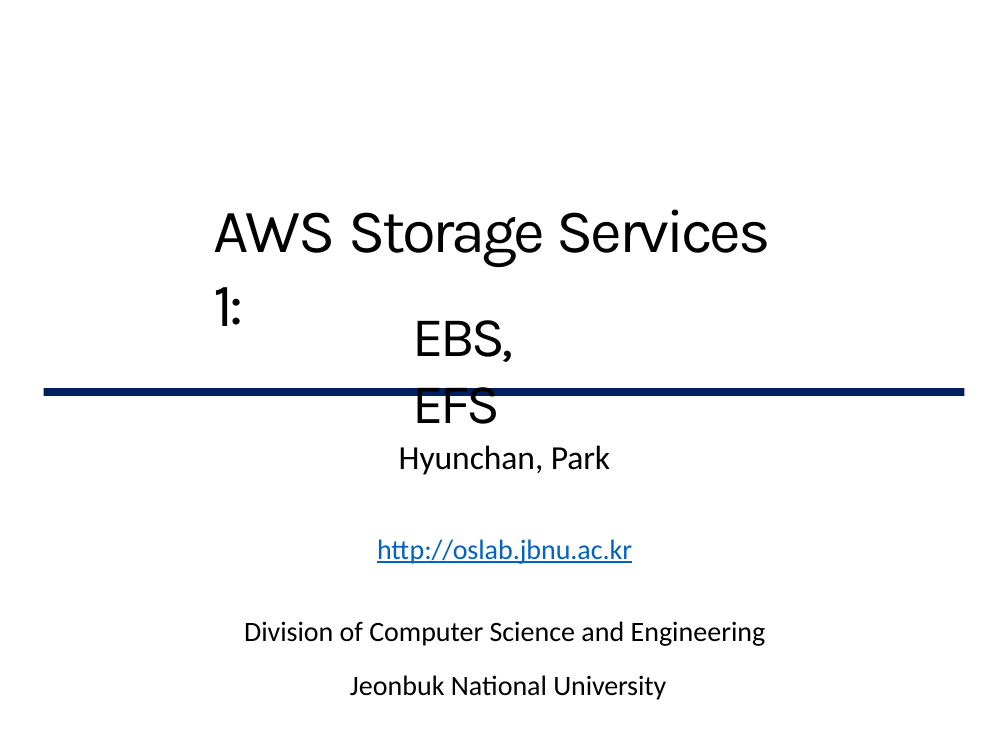
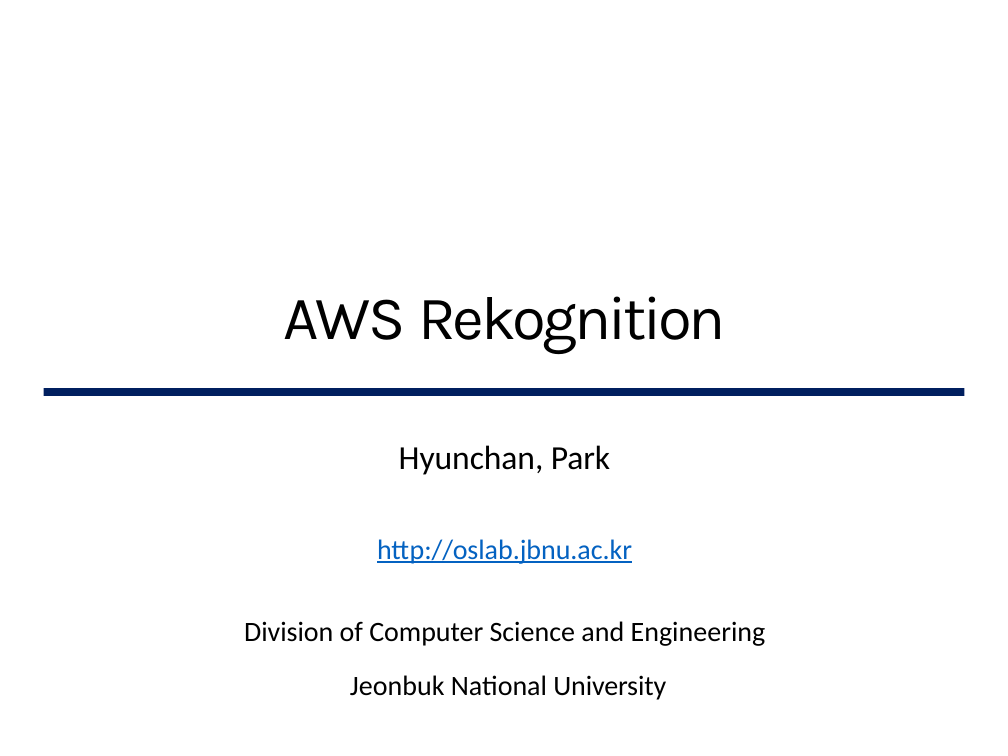
Before and after one commit to G0DCH/AWS_Rekognition_Slide, a slide deck: slide 1 of ppt/AWS Rekognition Slide.pptx. Drawn at 1008x756 pixels with LibreOffice and Linux fonts; fonts in the diff are those of the drawing. Boxes give left, top, right and bottom in pixels: in the first picture for what was removed or moved away, otherwise in the second. Text is boxed around its words. In the diff, an @@ line names an element or a change of style, - is before the commit and + after.

```diff
--- a/ppt/AWS Rekognition Slide.pptx
+++ b/ppt/AWS Rekognition Slide.pptx
@@ title at (283,296,726,354): text changed @@
-AWS Storage Services 1:
+AWS Rekognition
@@ text removed at (412,320,513,424) @@
-EBS, EFS
```
Also in this commit, not shown: 1 other slide changed, 1 slide removed.
